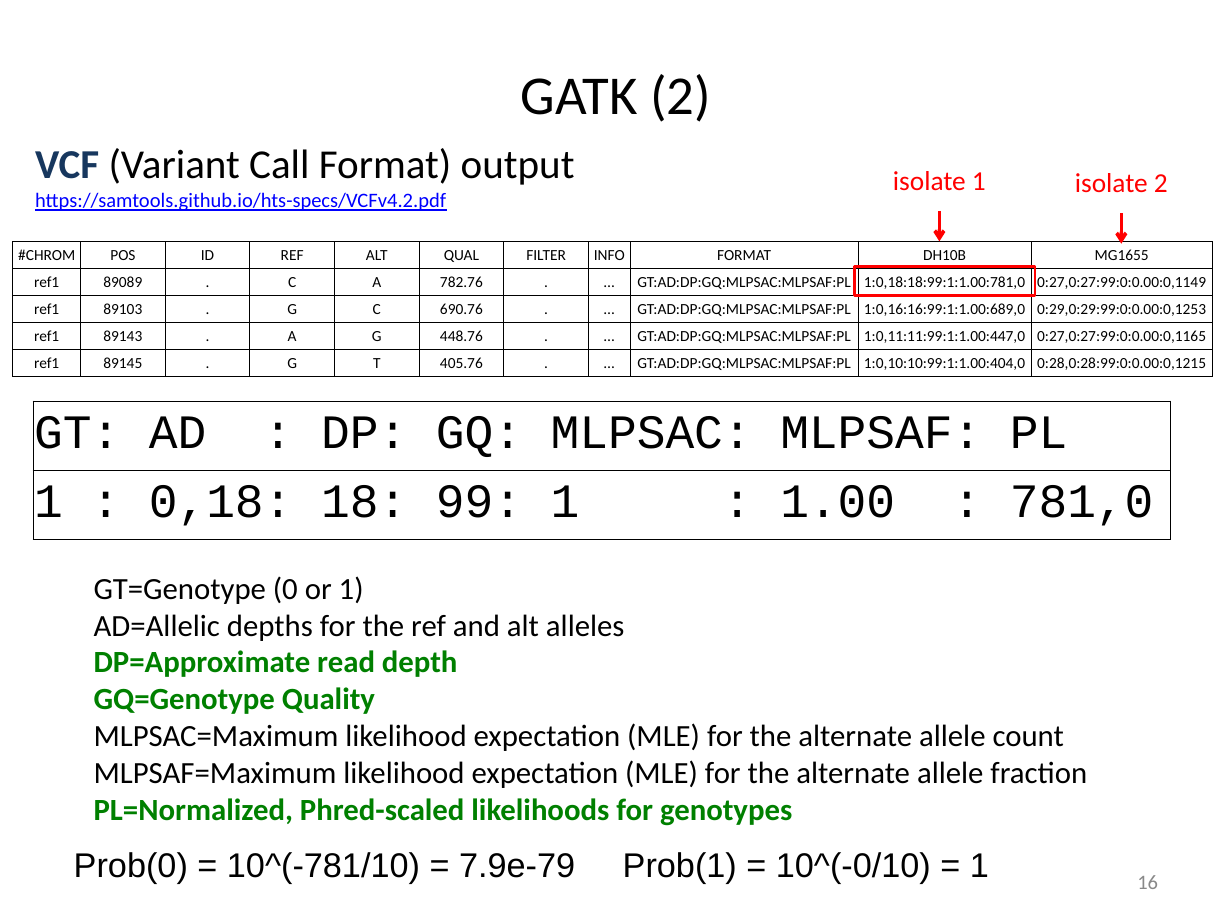
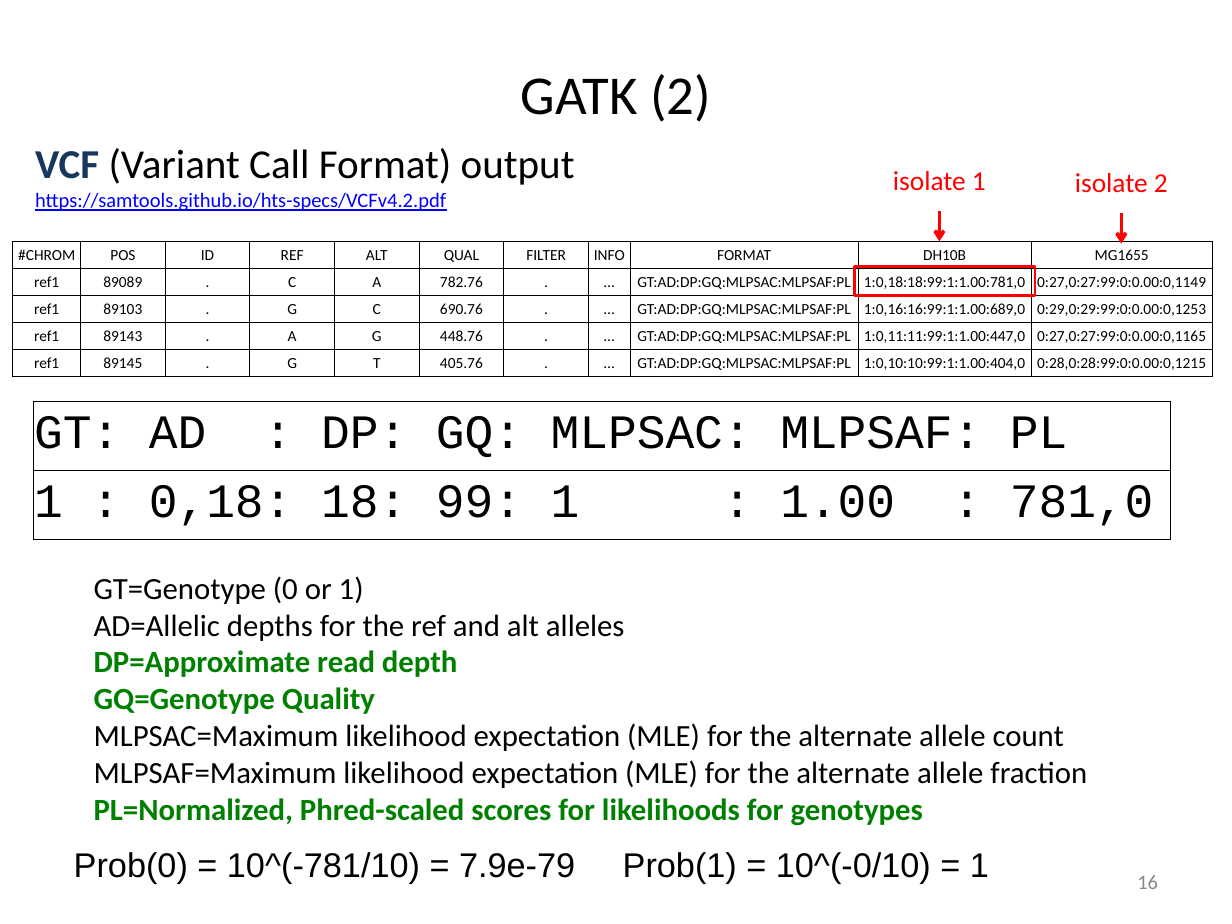
Before and after one commit to liu3zhenlab/teaching, a slide deck: slide 17 of PLPTH813Bioinformatis/2023/lectures/lecture08_variants.pptx. Drawn at 1232x924 pixels with LibreOffice and Linux fonts; fonts in the diff are those of the drawing. Boxes give left, top, right and bottom in pixels: in the first picture for what was removed or moved away, otherwise in the second. Text is boxed around its words. In the diff, an @@ line names an element or a change of style, - is before the commit and + after.

```diff
--- a/PLPTH813Bioinformatis/2023/lectures/lecture08_variants.pptx
+++ b/PLPTH813Bioinformatis/2023/lectures/lecture08_variants.pptx
@@ text at [94, 798, 923, 826]: text changed @@
-PL=Normalized, Phred-scaled likelihoods for genotypes
+PL=Normalized, Phred-scaled scores for likelihoods for genotypes
```
Also in this commit, not shown: 1 other slide changed, 2 other files.
